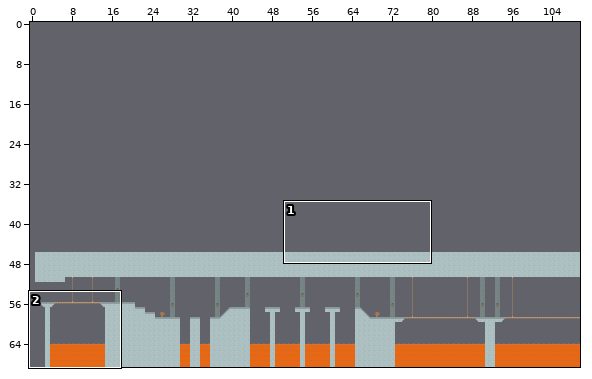
An edit to a level. Tiled map, arte/maps/castle1.tmx. The picture above shows the old version from afar; the outline marks the close-up.
Close-up. Before the edit:
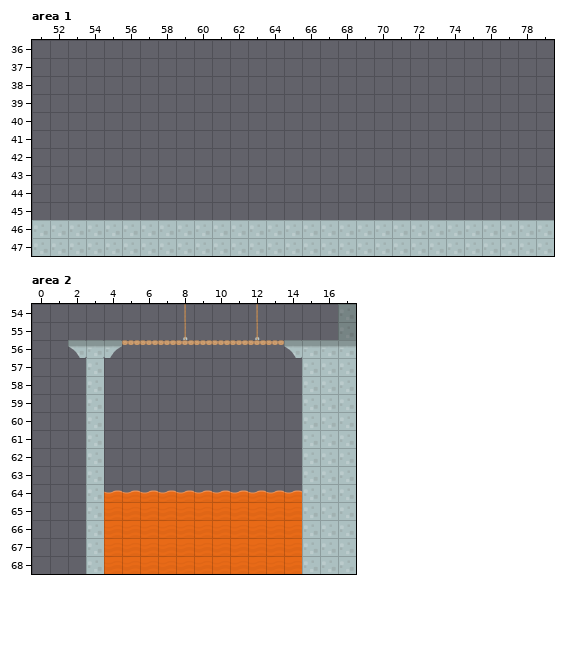
Cells are 64x64 px. Shown: area 1 x 51..79, y 36..47; area 2 x 0..17, y 54..68. The commit also changed other parts of the map, which this record leaves out. The old version is drawn lined up with the new one.
Once edited:
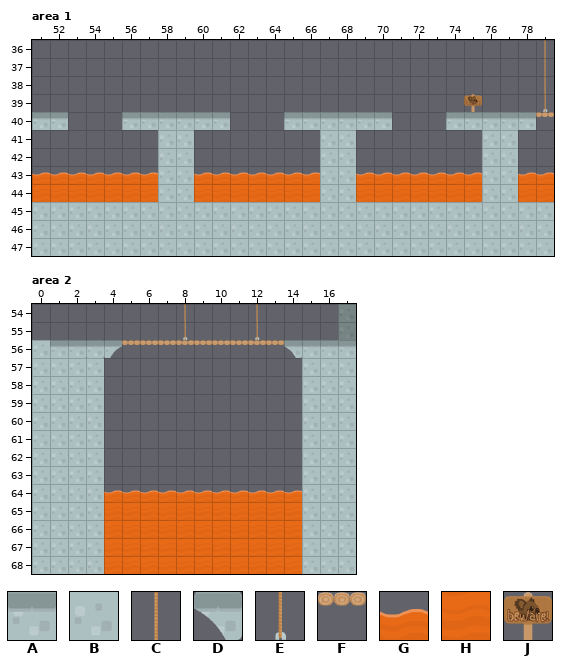
Key: from "tileset": A 11, B 51, C 58, D 62, E 71, F 79, G 86, H 99, J 127.
_ is an empty cell.
Difference:
map size 130x23 -> 130x69 cells (old content now starts at 0,46; both pictures use the new coordinates)
Layer "groundBack", area 1:
y 36..38: x 79 _ -> C
y 39: x 75 _ -> J; x 79 _ -> E
Layer "ground", area 1:
y 40: x 51..52 __ -> AA; x 56..61 ______ -> AAAAAA; x 65..70 ______ -> AAAAAA; x 74..79 ______ -> AAAAAF
y 41..42: x 58..59 __ -> BB; x 67..68 __ -> BB; x 76..77 __ -> BB
y 43: x 51..79 _____________________________ -> GGGGGGGBBGGGGGGGBBGGGGGGGBBGG
y 44: x 51..79 _____________________________ -> HHHHHHHBBHHHHHHHBBHHHHHHHBBHH
y 45: x 51..79 _____________________________ -> BBBBBBBBBBBBBBBBBBBBBBBBBBBBB
Layer "ground", area 2:
y 56: x 0..2 __D -> BAA
y 57..68: x 0..2 ___ -> BBB
Changed places in both close-ups, as pixel boxes (x1, y1, x2, y2):
added: (32, 40, 554, 220)
changed: (32, 340, 86, 574)
